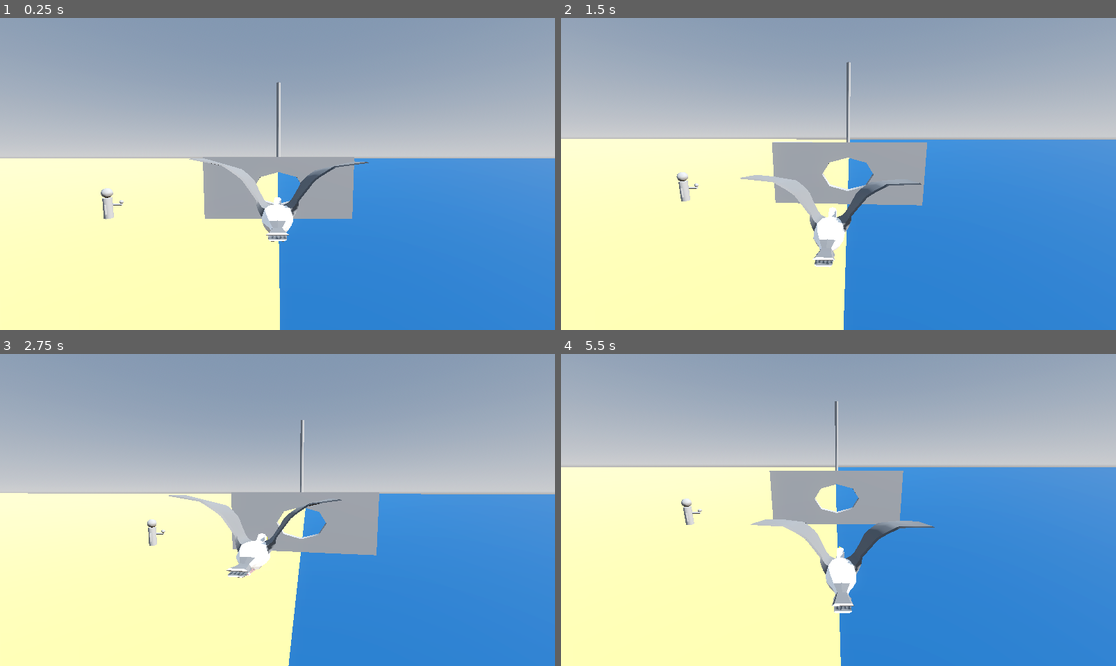
Above: before the commit, frames 1-4 (two rows, left to right).
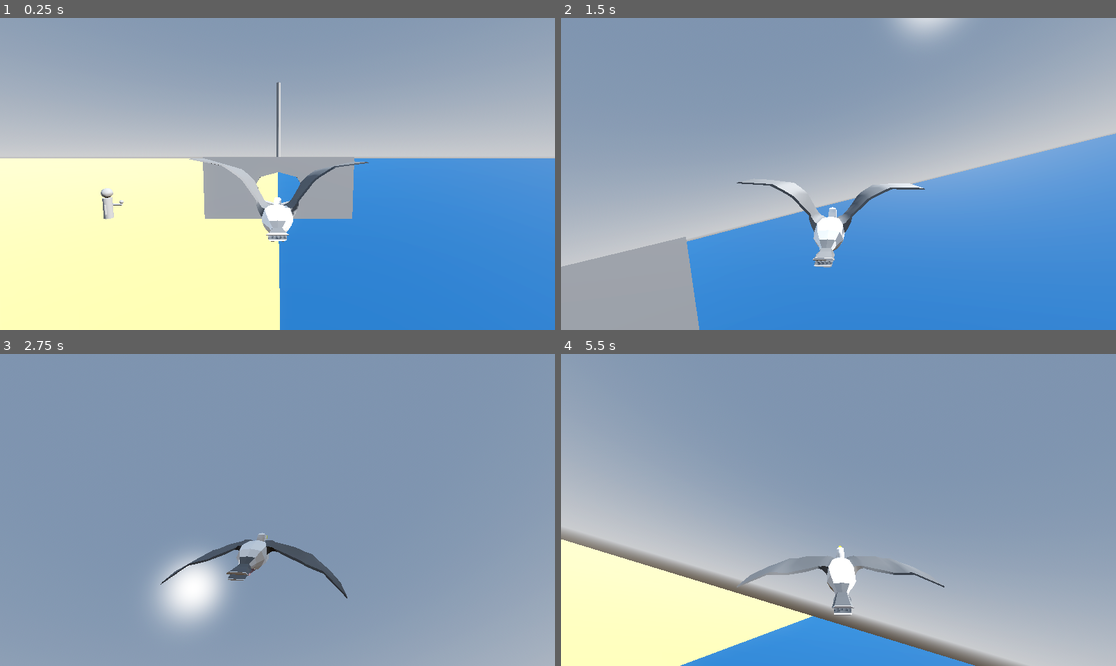
Above: after the commit, the same moments.

Repository: Wiwiweb/StMaloGull
Game: Godot game, scene res://main.tscn
Two runs of this game, one before a commit and one after it. Both use one fixed random seed, a clock stepped at 60 frames per second and the inputs below.
Inputs:
- Up to frame 1 (0.25 s): no input
- Up to frame 2 (1.5 s): hold D (move_right) 0.53-1.28 s; hold Space (flap) 0.53-1.28 s; hold S (move_down) from 1.28 s (still down); tap Space (flap) at 1.35 s
- Up to frame 3 (2.75 s): tap Space (flap) at 1.52, 1.82 s; release S (move_down) at 2.03 s; hold D (move_right) from 2.03 s (still down); hold Space (flap) from 2.03 s (still down)
- Up to frame 4 (5.5 s): release D (move_right) at 2.78 s; release Space (flap) at 2.78 s; hold W (move_up) 2.78-3.53 s; tap Space (flap) at 2.85, 3.02, 3.32, 4.35, 4.52, 4.82 s; hold Space (flap) 3.53-4.28 s; hold A (move_left) 3.53-5.03 s; hold S (move_down) from 5.03 s (still down); hold Space (flap) from 5.03 s (still down)

The runs differ from the first frame. In frame 1, less than 0.1% of the frame differs, in the area x 46-49%, y 50-55%; in frame 2, 57%; in frame 3, 80%, in the area x 0-100%, y 11-100%; in frame 4, 72%.

Commit message:
Improvement on physics
Need camera work to sell the speed

Diff:
--- a/scenes/player/player.gd
+++ b/scenes/player/player.gd
@@ -10,6 +10,7 @@
 
 @export var invert_y_axis: bool = false
 
+@export var min_velocity: float = 5
 @export var max_velocity: float = 45
 @export var stunned_back_velocity: float = 5
 
@@ -35,7 +36,7 @@
 
 		# Pitch
 		if invert_y_axis:
-			joystick_vector.y = -joystick_vector.y
+			joystick_vector.y = - joystick_vector.y
 		var pitch_slowdown_factor := 1.0
 		var pitching_deeper: bool = sign(joystick_vector.y) == sign(rotation.z)
 		if pitching_deeper and abs(rotation.z) > pitch_angle_slowdown:
@@ -50,8 +51,13 @@
 		rotation.x += bank_velocity * delta
 
 		# Change velocity
-		current_forward_velocity += -rotation.z * delta * 40
-		current_forward_velocity = clamp(current_forward_velocity, 1, max_velocity)
+		var drag: float = pow(current_forward_velocity, 3) / 200000
+		var forward_lift := -rotation.z * 20
+		if rotation.z < 0: # Extra boost when diving for fun
+			forward_lift *= 2.5
+		current_forward_velocity += (forward_lift - drag) * delta
+		current_forward_velocity = max(current_forward_velocity, min_velocity)
+		print("Vel: %.3f - Change: %.3f - Drag: %.3f - Forward lift: %.3f" % [current_forward_velocity, (forward_lift - drag) * delta, drag, forward_lift])
 
 		# Apply velocity
 		motion = basis.x * current_forward_velocity * delta
@@ -64,7 +70,9 @@
 
 func _unhandled_input(event: InputEvent) -> void:
 	if event.is_action_pressed("flap"):
-		get_stunned()
+		animation_player.play("Take 001")
+		animation_player.seek(0.0, true)
+		current_forward_velocity += 15
 
 func get_stunned() -> void:
 	print("Stunned!")
